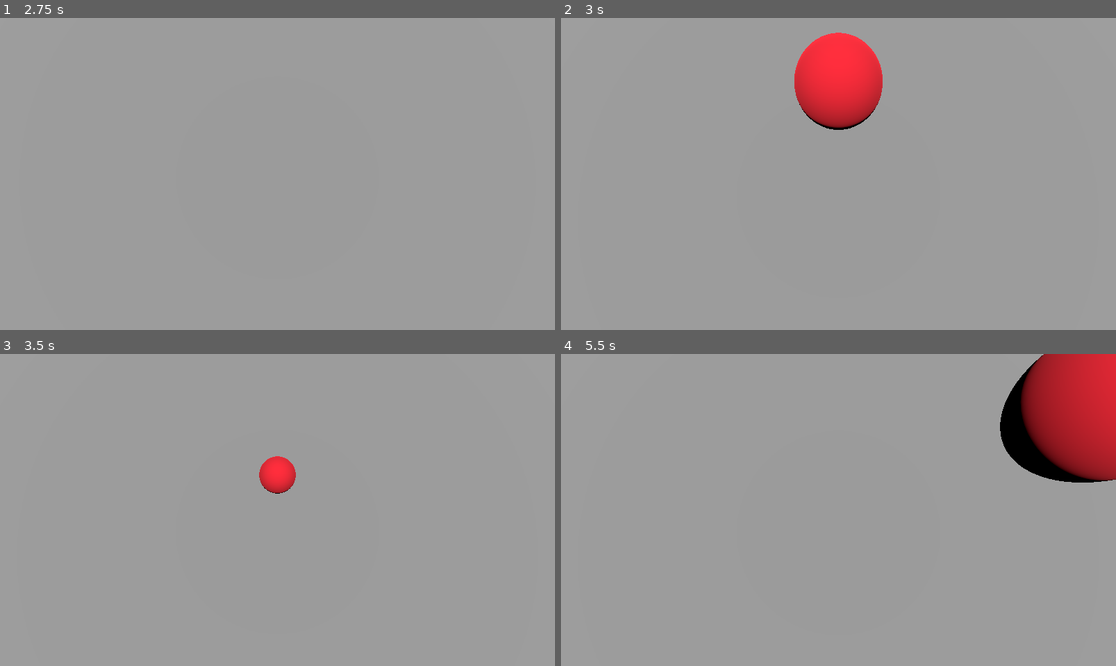
Above: before the commit, frames 1-4 (two rows, left to right).
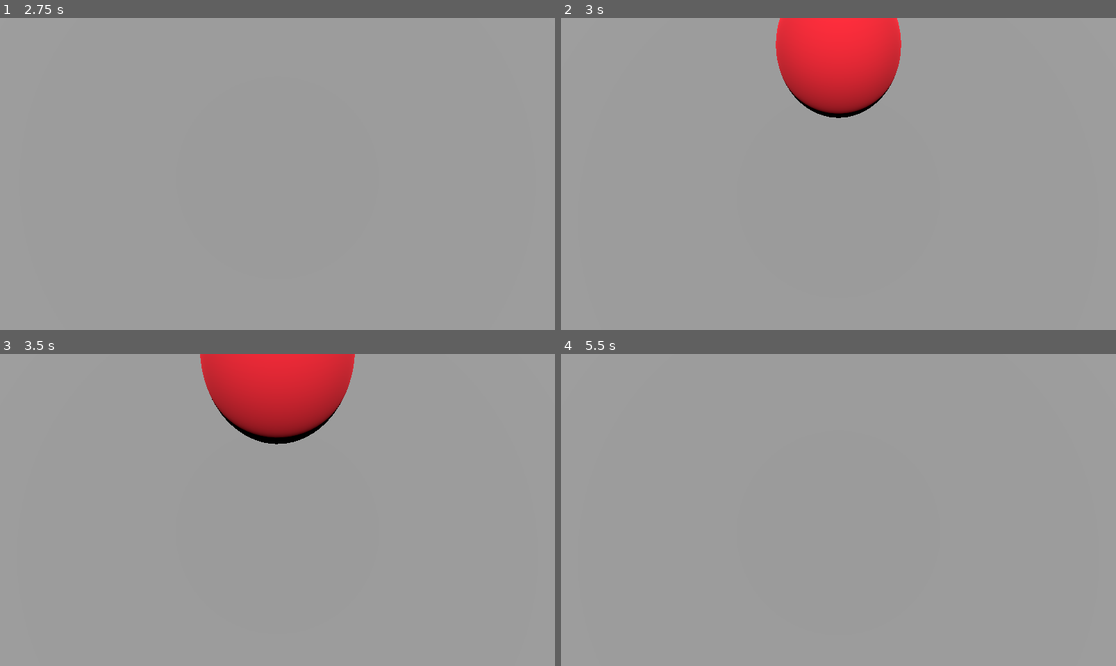
Above: after the commit, the same moments.

Repository: Luca-Umekubo/Product-Design
Game: Godot game, scene res://HomeScreen.tscn
Two runs of this game, one before a commit and one after it. Both use one fixed random seed, a clock stepped at 60 frames per second and the inputs below.
Inputs (mouse positions are in pixels of both pictures, inside the frame that each line leads up to):
- Up to frame 1 (2.75 s): tap Enter at 0.5 s; move the mouse to (399, 158) at 0.52 s; hold D (move_right) 0.53-1.25 s; hold Shift (sprint, bound only after the commit) 0.53-1.25 s; tap Space (jump, bound only after the commit) at 0.77, 0.8, 1.07, 2.1, 2.27, 2.57 s; click "Host" at 1.25 s; move the mouse to (249, 174) at 2.02 s; hold W (move_forward) from 2.03 s (still down); tap Shift (sprint, bound only after the commit) at 2.3 s
- Up to frame 2 (3 s): keep holding W (move_forward); tap Space (jump, bound only after the commit) at 2.75 s; move the mouse to (849, 167) at 2.77 s; click (849, 167) at 2.85 s
- Up to frame 3 (3.5 s): keep holding W (move_forward); tap Space (jump, bound only after the commit) at 3.05 s
- Up to frame 4 (5.5 s): keep holding W (move_forward); move the mouse to (832, 516) at 3.52 s; tap Shift (sprint, bound only after the commit) at 3.6, 5.3 s; tap Space (jump, bound only after the commit) at 3.77, 4.07, 4.52, 4.55, 4.82, 5.1, 5.27 s; move the mouse to (877, 513) at 4.27 s; hold Shift (sprint, bound only after the commit) 4.28-5.03 s; move the mouse to (794, 506) at 5.02 s

Frame 1 is identical in both runs. In frame 2, 5.2% of the frame differs, in the area x 38-62%, y 0-36%; in frame 3, 6.8%; in frame 4, 7.5%, in the area x 79-100%, y 0-42%.

Commit message:
added sprinting + jumping

Diff:
--- a/hyperballz/Player.gd
+++ b/hyperballz/Player.gd
@@ -1,7 +1,9 @@
 extends CharacterBody3D
 
+@export var jump_strength = 5.0
+@export var sprint_multiplier = 2.0
 @onready var camera = $Camera3D
-var speed = 5.0
+var base_speed = 5.0
 var mouse_sensitivity = 0.005
 var gravity = -9.8
 
@@ -24,13 +26,24 @@
 			Input.get_action_strength("move_backward") - Input.get_action_strength("move_forward")
 		).normalized()
 
+		# Calculate current speed based on sprint input
+		var move_speed = base_speed
+		if Input.is_action_pressed("sprint"):
+			move_speed *= sprint_multiplier
+
 		# Calculate movement direction based on input and orientation
-		var move_direction = Vector3(input_vector.x, 0, input_vector.y) * speed
+		var move_direction = Vector3(input_vector.x, 0, input_vector.y) * move_speed
 		move_direction = global_transform.basis * move_direction
 
-		# Update velocity components directly
+		# Update horizontal velocity
 		velocity.x = move_direction.x
 		velocity.z = move_direction.z
+
+		# Handle jumping
+		if Input.is_action_just_pressed("jump") and is_on_floor():
+			velocity.y = jump_strength
+
+		# Apply gravity
 		velocity.y += gravity * delta
 
 		# Apply movement
--- a/hyperballz/project.godot
+++ b/hyperballz/project.godot
@@ -46,3 +46,13 @@
 "events": [Object(InputEventMouseButton,"resource_local_to_scene":false,"resource_name":"","device":-1,"window_id":0,"a …(253 unchanged characters)…
 ]
 }
+jump={
+"deadzone": 0.2,
+"events": [Object(InputEventKey,"resource_local_to_scene":false,"resource_name":"","device":-1,"window_id":0,"alt_pressed":false,"shift_pressed":false,"ctrl_pressed":false,"meta_pressed":false,"pressed":false,"keycode":0,"physical_keycode":32,"key_label":0,"unicode":32,"location":0,"echo":false,"script":null)
+]
+}
+sprint={
+"deadzone": 0.2,
+"events": [Object(InputEventKey,"resource_local_to_scene":false,"resource_name":"","device":-1,"window_id":0,"alt_pressed":false,"shift_pressed":false,"ctrl_pressed":false,"meta_pressed":false,"pressed":false,"keycode":0,"physical_keycode":4194325,"key_label":0,"unicode":0,"location":0,"echo":false,"script":null)
+]
+}
